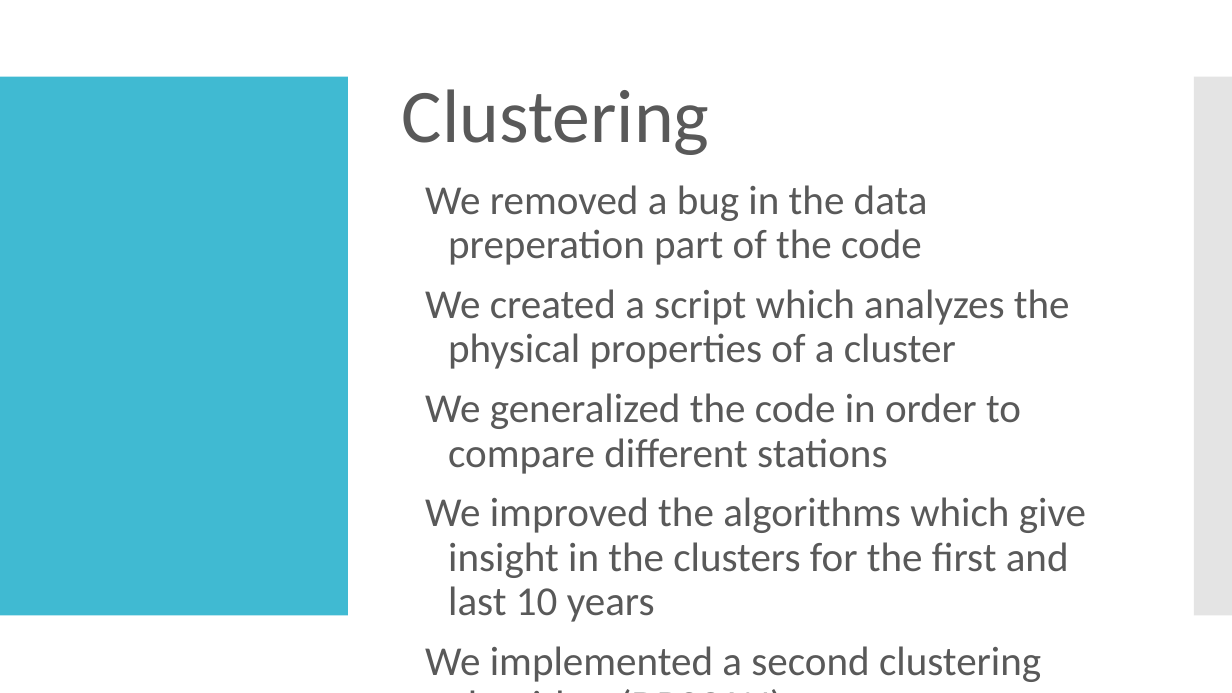
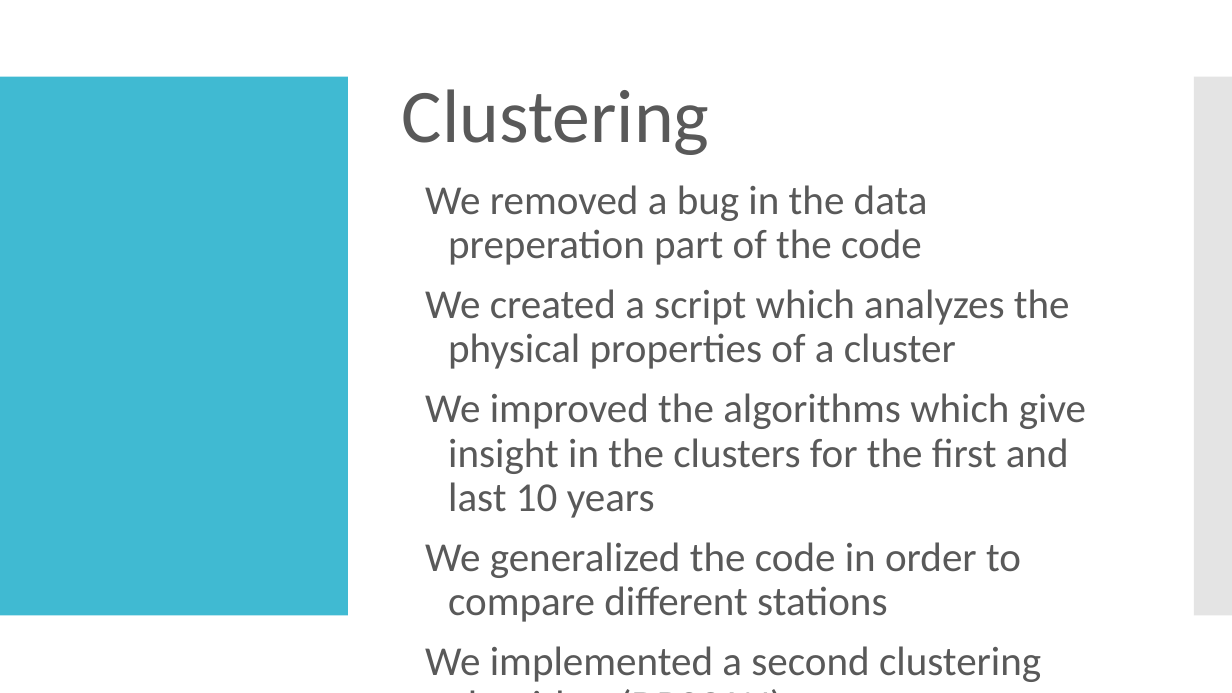
Before and after one commit to Deltares-Climate-Change/Deltares-Climate-Change, a slide deck: slide 3 of Presentations/Climate Change project update week 3 copy simon.pptx. Drawn at 1232x693 pixels with LibreOffice and Linux fonts; fonts in the diff are those of the drawing. Boxes give left, top, right and bottom in pixels: in the first picture for what was removed or moved away, otherwise in the second. Text is boxed around its words. In the diff, an @@ line names an element or a change of style, - is before the commit and + after.

```diff
--- a/Presentations/Climate Change project update week 3 copy simon.pptx
+++ b/Presentations/Climate Change project update week 3 copy simon.pptx
@@ text at <box>425,393,1086,518</box>: paragraph added @@
+We improved the algorithms which give insight in the clusters for the first and last 10 years
@@ text at <box>425,497,1086,622</box>: paragraph removed @@
-We improved the algorithms which give insight in the clusters for the first and last 10 years
```
Also in this commit, not shown: 5 other slides changed, 7 slides added, 8 other files.
